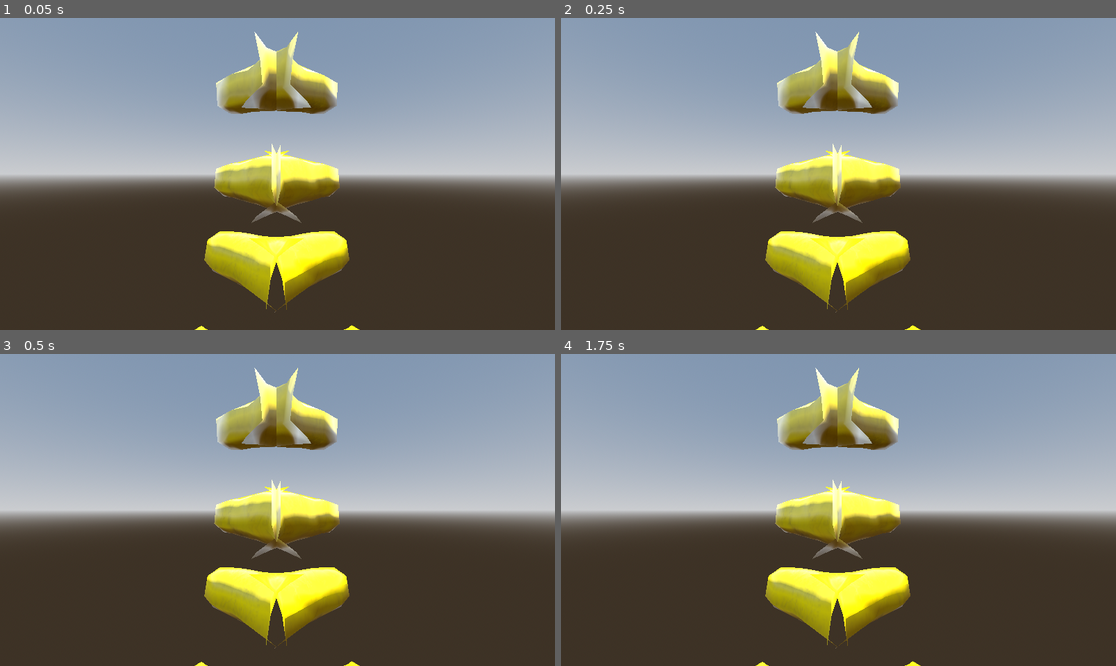
Above: before the commit, frames 1-4 (two rows, left to right).
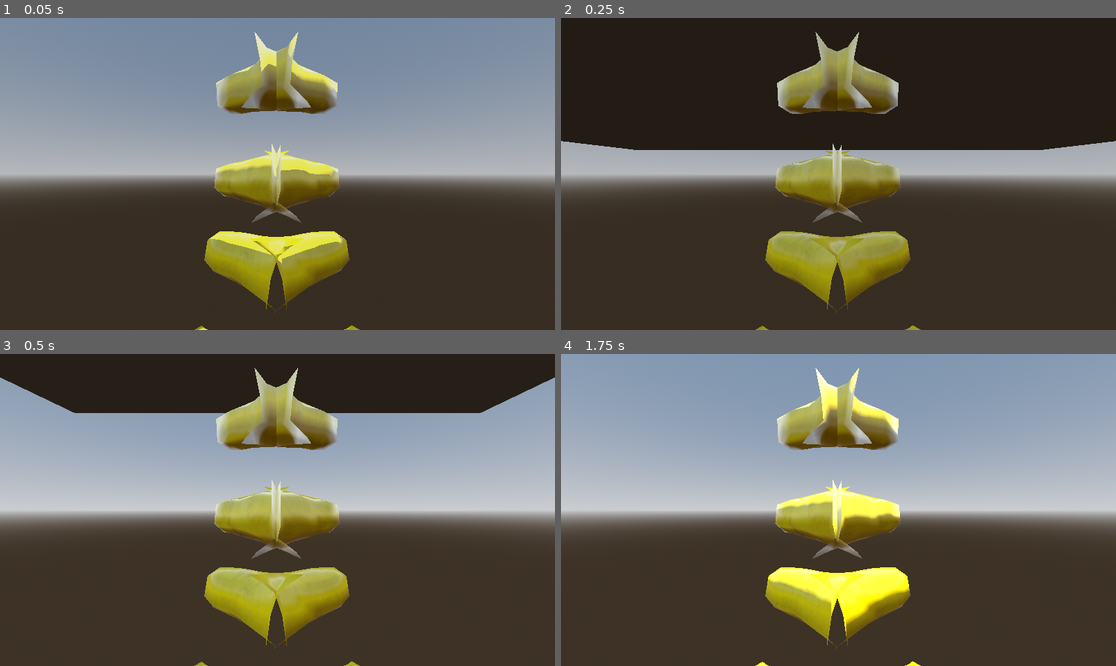
Above: after the commit, the same moments.

Repository: Ekien/Project_Haystack
Game: Godot game, scene res://main.tscn
Two runs of this game, one before a commit and one after it. Both use one fixed random seed, a clock stepped at 60 frames per second and the inputs below.
Inputs (mouse positions are in pixels of both pictures, inside the frame that each line leads up to):
- Up to frame 1 (0.05 s): no input
- Up to frame 2 (0.25 s): no input
- Up to frame 3 (0.5 s): no input
- Up to frame 4 (1.75 s): tap Enter (ui_accept) at 0.5, 0.77, 1.07 s; move the mouse to (960, 494) at 0.52 s; hold Right (ui_right) 0.53-1.25 s; click (960, 494) at 0.67 s; drag from (727, 525) to (810, 572) at 1.27 s

The runs differ from the first frame. In frame 1, 4.2% of the frame differs, in the area x 35-65%, y 4-100%; in frame 2, 43%, in the area x 0-100%, y 0-100%; in frame 3, 21%; in frame 4, 0.2%.

Commit message:
Added Direct Movement

Diff:
--- a/project-haystack/player.tscn
+++ b/project-haystack/player.tscn
@@ -2,8 +2,12 @@
 
 [ext_resource type="PackedScene" uid="uid://bq86r4yll8po" path="res://addons/godot-xr-tools/hands/scenes/lowpoly/left_fullglove_low.tscn" id="1_onrkg"]
 [ext_resource type="PackedScene" uid="uid://xqimcf20s2jp" path="res://addons/godot-xr-tools/hands/scenes/lowpoly/right_fullglove_low.tscn" id="2_i3pqv"]
+[ext_resource type="PackedScene" uid="uid://bl2nuu3qhlb5k" path="res://addons/godot-xr-tools/functions/movement_direct.tscn" id="2_sweqy"]
+[ext_resource type="PackedScene" uid="uid://b6bk2pj8vbj28" path="res://addons/godot-xr-tools/functions/movement_turn.tscn" id="4_1jxqw"]
+[ext_resource type="PackedScene" uid="uid://diyu06cw06syv" path="res://addons/godot-xr-tools/player/player_body.tscn" id="4_2hs0m"]
+[ext_resource type="Script" uid="uid://ck4yn3hxuobj7" path="res://addons/godot-xr-tools/player/player_body.gd" id="5_1jxqw"]
 
-[node name="XROrigin3D" type="XROrigin3D" unique_id=502423357]
+[node name="Player" type="XROrigin3D" unique_id=502423357]
 
 [node name="XRCamera3D" type="XRCamera3D" parent="." unique_id=444882621]
 
@@ -12,7 +16,20 @@
 
 [node name="LeftHand" parent="LeftHand" unique_id=1331620579 instance=ExtResource("1_onrkg")]
 
+[node name="MovementDirect" parent="LeftHand" unique_id=1274652722 instance=ExtResource("2_sweqy")]
+strafe = true
+
 [node name="RightHand" type="XRController3D" parent="." unique_id=1221122852]
 tracker = &"right_hand"
 
 [node name="RightHand" parent="RightHand" unique_id=2072860729 instance=ExtResource("2_i3pqv")]
+
+[node name="MovementTurn" parent="RightHand" unique_id=1504505302 instance=ExtResource("4_1jxqw")]
+
+[node name="PlayerBody" type="CharacterBody3D" parent="." unique_id=619610624 groups=["player_body"] instance=ExtResource("4_2hs0m")]
+process_priority = -100
+process_physics_priority = -100
+collision_layer = 524288
+collision_mask = 1023
+script = ExtResource("5_1jxqw")
+player_height_max = 1.5
